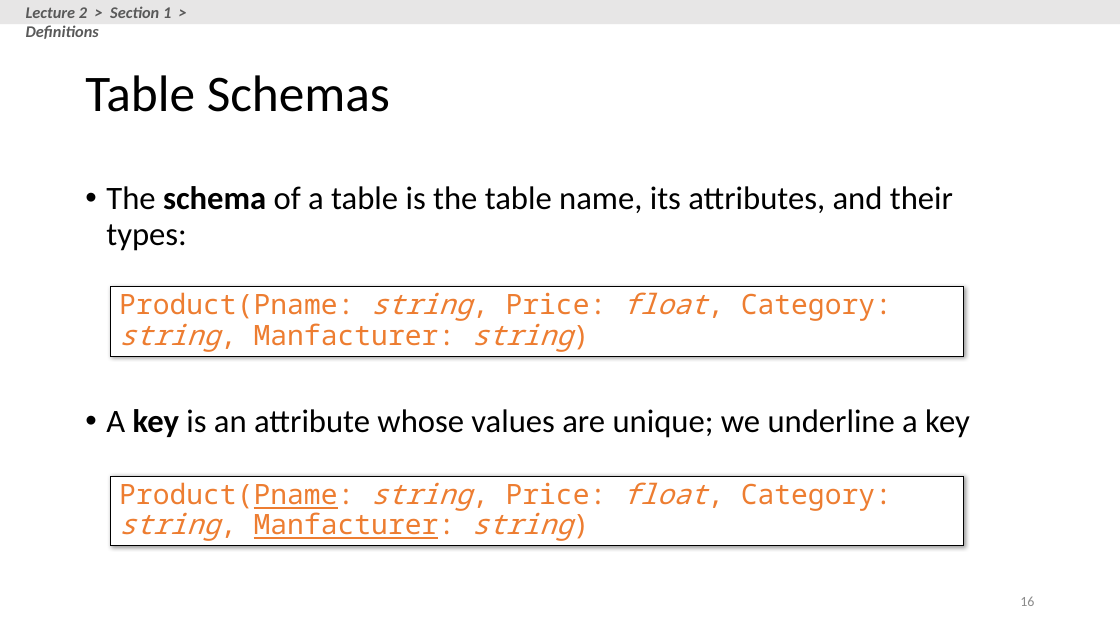
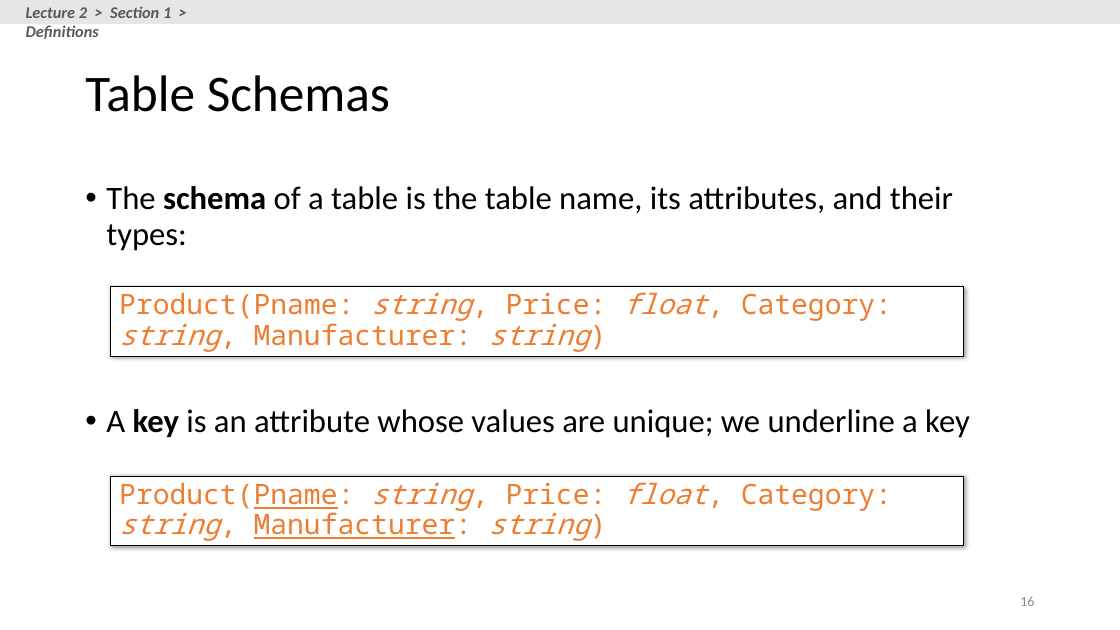
Before and after one commit to XIEQ/cs145-notebooks, a slide deck: slide 16 of lecture-2-3/Lecture_2_3_SQL.pptx. Drawn at 1120x630 pixels with LibreOffice and Linux fonts; fonts in the diff are those of the drawing. Boxes give left, top, right and bottom in pixels: in the first picture for what was removed or moved away, otherwise in the second. Text is boxed around its words. In the diff, an @@ line names an element or a change of style, - is before the commit and + after.

```diff
--- a/lecture-2-3/Lecture_2_3_SQL.pptx
+++ b/lecture-2-3/Lecture_2_3_SQL.pptx
@@ text in rectangle at [119, 292, 892, 352]: text changed @@
-Product(Pname: string, Price: float, Category: string, Manfacturer: string)
+Product(Pname: string, Price: float, Category: string, Manufacturer: string)
@@ text in rectangle at [119, 482, 892, 541]: text changed @@
-Product(Pname: string, Price: float, Category: string, Manfacturer: string)
+Product(Pname: string, Price: float, Category: string, Manufacturer: string)
```
Also in this commit, not shown: 49 other slides changed, 7 other files.
